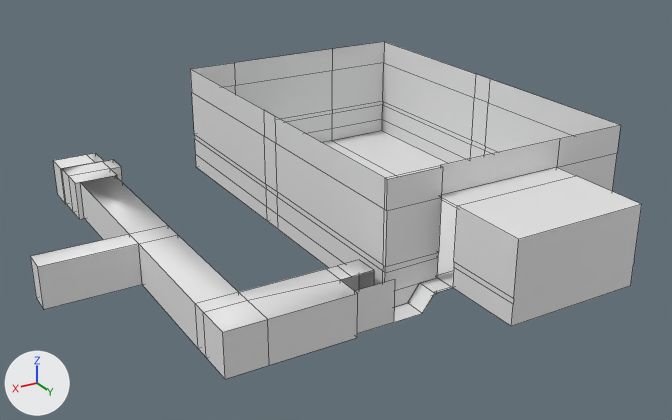
A saved change to the Blender file main.blend.
Both versions are drawn from a 50 mm camera at (29.6, 58.6, 29.5) aimed at (-2.2, 5.5, 2.9). Lighting does not change. The marker at lower left points along +X, +Y and +Z. Mesh edges are drawn as thin lines.
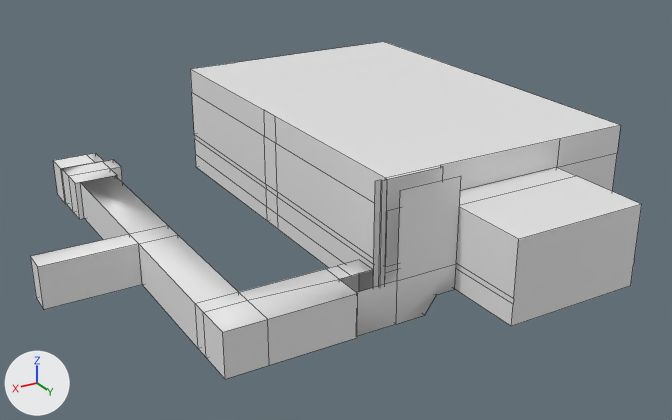
Location of each change, [x1, y1, x2, y2] in pixels of the pictures (672 x 420 px):
'Plane.003', reshaped (7% wider, 182% taller)
    before: [355, 278, 452, 334]
    after: [357, 176, 461, 336]
part 2 of me_plane, added
    after: [191, 42, 619, 178]

Edits to the bpy script that builds the scene:
```text
Change me_plane_003:
    used by ob_plane_003; location = (2.29, 16.11, 0.0)
    remove me_plane_003.from_pydata(...)  # 14 vertices, 6 faces; spans x -6.46..1.0, y -1.0..0.77, z 0.0..3.04
    add me_plane_003.from_pydata(...)  # 23 vertices, 11 faces; spans x -6.46..1.0, y -1.0..1.0, z 0.0..9.0
    me_plane_003 part 1
    1 vertex is removed from x -1.94, y 0.77, z 3.04
    3 faces are deleted
    4 vertices in x -6.46..-1.94, y 0.76, z 0.0..1.21 move by (0.0, 0.24, 0.0)
    3 vertices in x -1.94..1.0, y 0.77, z 0.0..3.04 move by (0.0, 0.23, 0.0)
    10 vertices are added at x -6.46..-1.5, y -1.0..1.0, z 0.0..9.0
    5 new faces join them
    3 new faces join them, smooth
Change me_plane:
    where me_plane.from_pydata(...)  # 104 vertices, 93 faces; spans x -19.0..1.0, y -15.1..22.6, z 0.0..9.0
    used by ob_plane; location = (-1.0, 0.0, 0.0)
    verts and faces of me_plane; kept vertices keep their numbers, new ones are numbered from 104
    before: 4 (1.0, -15.1, 9.0) at pixel (190, 68), 5 (-19.0, -15.1, 9.0) at pixel (384, 41), 6 (1.0, 15.0, 9.0) at pixel (384, 177), 7 (-19.0, 15.0, 9.0) at pixel (620, 125), 9 (-13.2, -15.1, 9.0) at pixel (332, 48)
    before: 10 (-13.2, 15.0, 9.0) at pixel (559, 138), 12 (-3.2, -15.1, 9.0) at pixel (234, 62), 15 (-3.2, 15.0, 9.0) at pixel (440, 165), 16 (-19.0, 0.6, 9.0) at pixel (489, 78), 17 (1.0, 0.6, 9.0) at pixel (274, 116)
    before: 25 (-19.0, -1.2, 9.0) at pixel (475, 73), 26 (1.0, -1.2, 9.0) at pixel (263, 109)
    me_plane part 2
    add faces += [(4, 12, 9, 5, 25, 16, 7, 10, 15, 6, 17, 26)]
```
